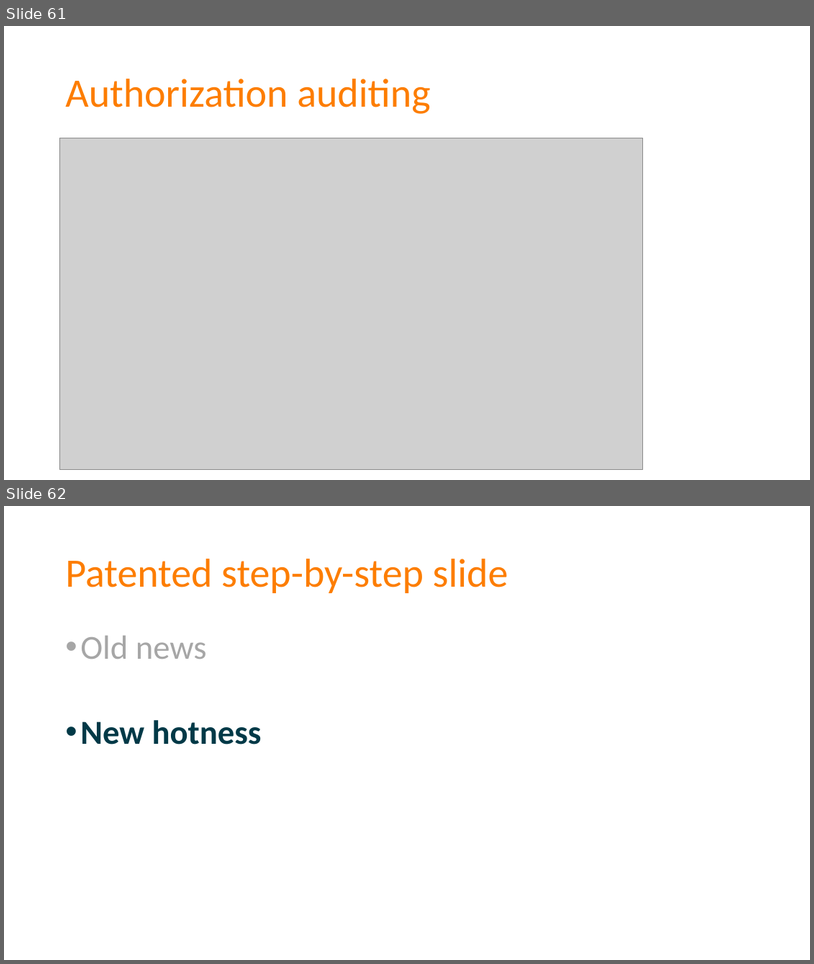
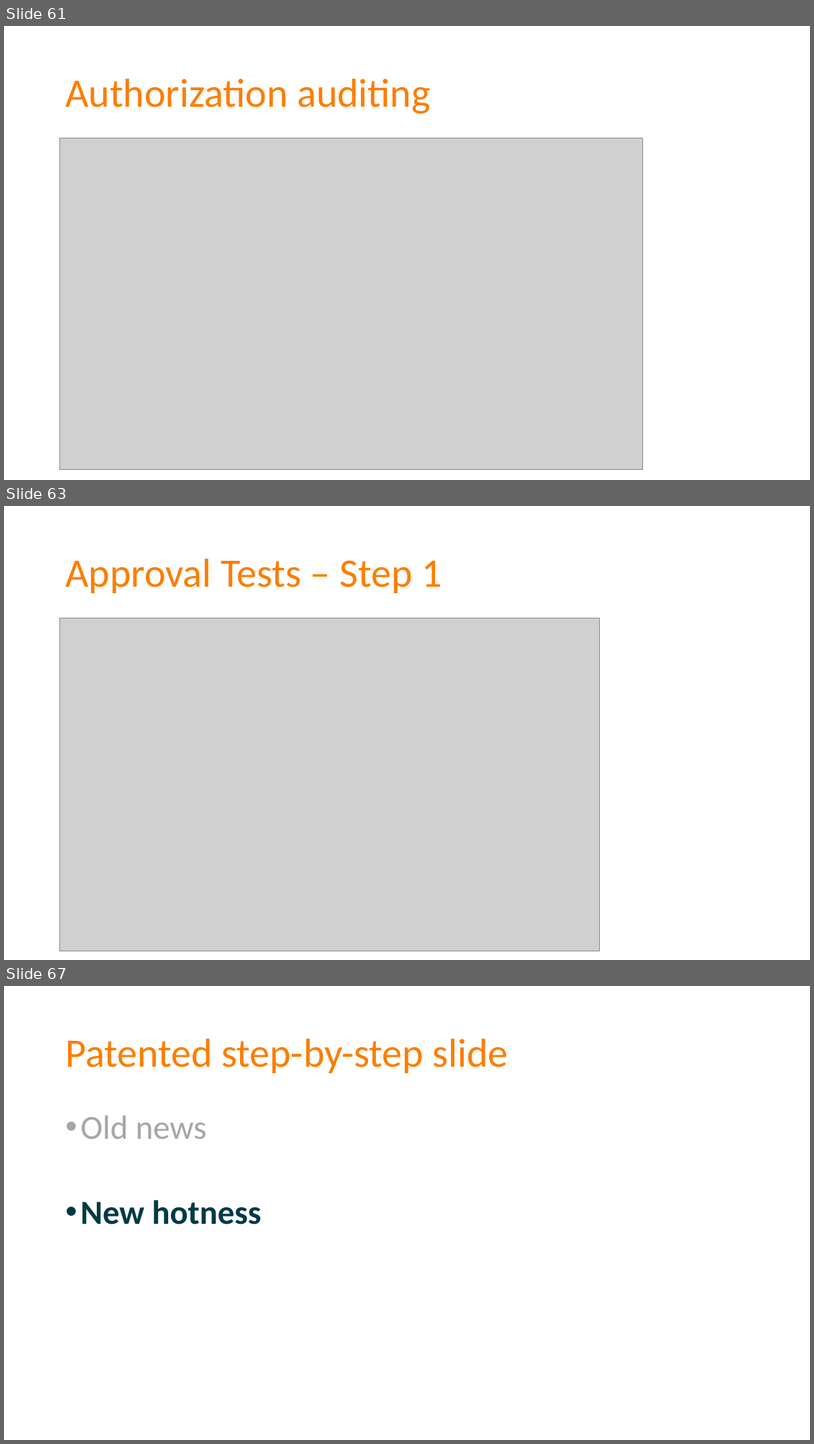
Before and after one commit to spetryjohnson/Talk---Dont-Write-Secure-Code-Design-Secure-Systems, a slide deck: Secure Systems - CodeMash 2017.pptx. Shown one above the other, each under a label of ours: slides 61 and 62 before the commit, slides 61, 63 and 67 after it; the slides between them are not shown. The pictures are 814x964 and 814x1444 pixels, drawn with LibreOffice and Linux fonts; fonts in the diff are those of the drawing; grey boxes stand for pictures. Boxes give left, top, right and bottom in pixels: in the first picture for what was removed or moved away, otherwise in the second. Text is boxed around its words. In the diff, an @@ line names an element or a change of style, - is before the commit and + after.

Commit message:
Added some Approval Tests stuff

```diff
--- a/Secure Systems - CodeMash 2017.pptx
+++ b/Secure Systems - CodeMash 2017.pptx
@@ slide 63 added at (4,506,810,960), background #FFFFFF @@
@@ title added at (65,559,442,593), 48 pt, text #FD7D00 @@
+Approval Tests – Step 1
@@ picture added at (59,618,600,951) @@
@@ what was slide 62 is now slide 67 @@
```
Also in this commit, not shown: 4 other slides added, 1 other file.
